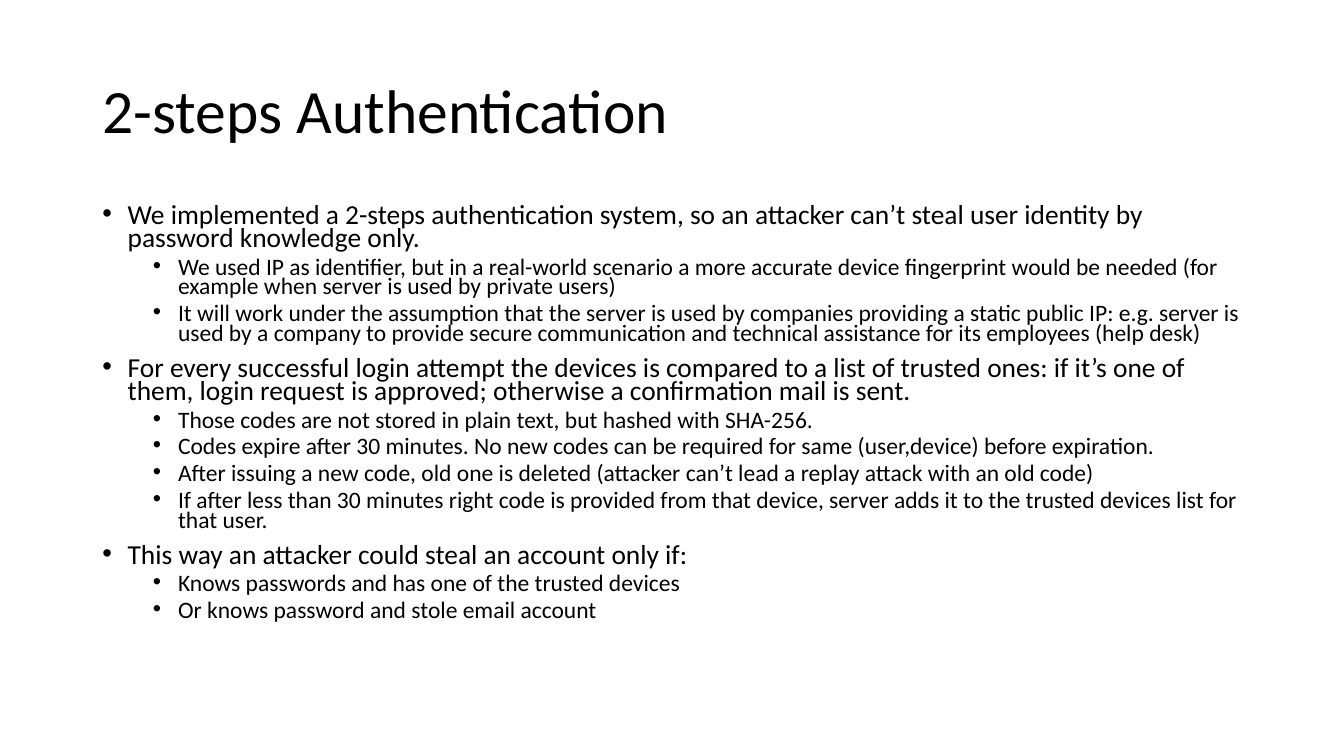
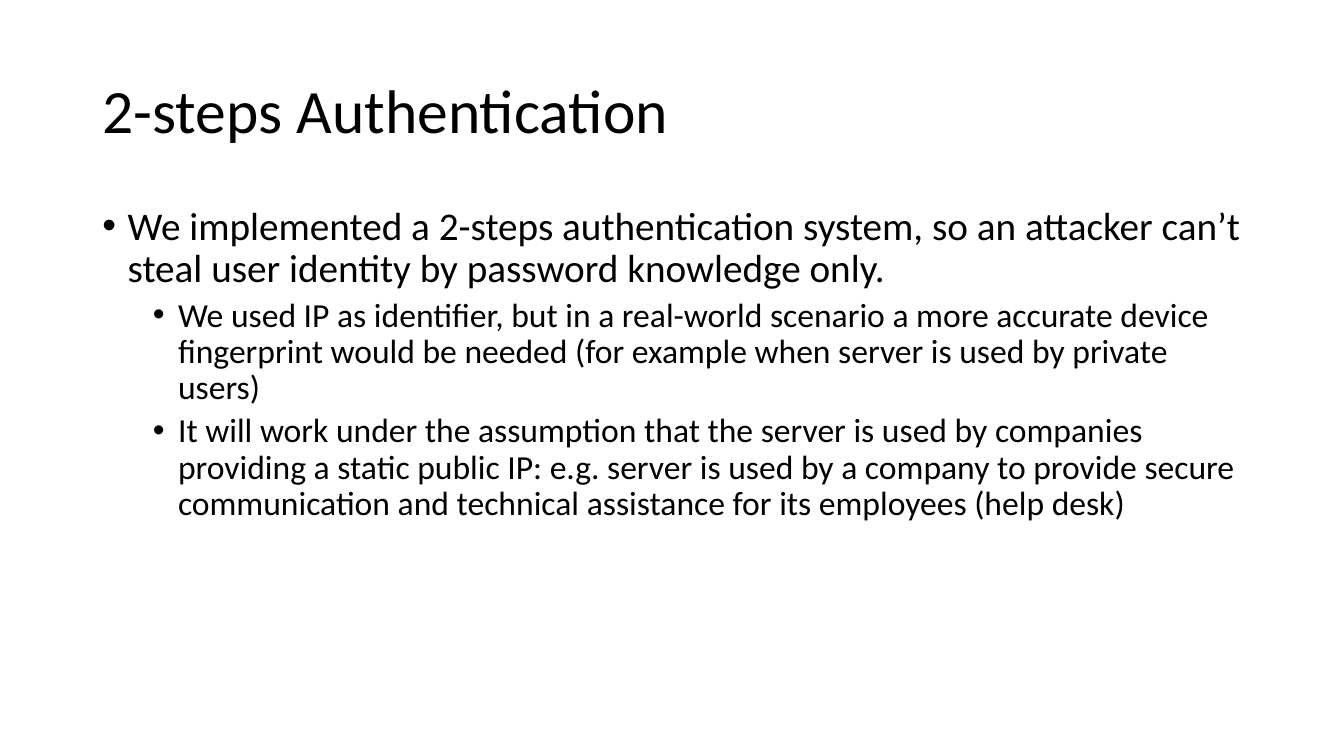
Before and after one commit to fparricelli/Encrypted-data-exchange-between-two-Arduino-boards-using-Symmetric-Encryption, a slide deck: slide 12 of Documentazione e cose così/Slide_concettuali_Luca.pptx (slide 10 before the commit). Drawn at 1344x756 pixels with LibreOffice and Linux fonts; fonts in the diff are those of the drawing. Boxes give left, top, right and bottom in pixels: in the first picture for what was removed or moved away, otherwise in the second. Text is boxed around its words. In the diff, an @@ line names an element or a change of style, - is before the commit and + after.

```diff
--- a/Documentazione e cose così/Slide_concettuali_Luca.pptx
+++ b/Documentazione e cose così/Slide_concettuali_Luca.pptx
@@ text "We implemented a 2-steps authentication ..." at [128, 212, 1240, 521]: size 19.6 to 28 pt in "We implemented a 2-steps authentication system, so ..."; size 16.8 to 24 pt in "We used IP as identifier, but in ...", "It will work under the assumption that ..."; line spacing 0.7 to 0.9 @@
@@ text at [128, 358, 1236, 622]: paragraphs removed @@
-• For every successful login attempt the devices is compared to a list of trusted ones: if it’s one of them, login request is approved; otherwise a confirmation mail is sent.
-  • Those codes are not stored in plain text, but hashed with SHA-256.
-  • Codes expire after 30 minutes. No new codes can be required for same (user,device) before expiration.
-  • After issuing a new code, old one is deleted (attacker can’t lead a replay attack with an old code)
-  • If after less than 30 minutes right code is provided from that device, server adds it to the trusted devices list for that user.
-• This way an attacker could steal an account only if:
-  • Knows passwords and has one of the trusted devices
-  • Or knows password and stole email account
```
Also in this commit, not shown: 5 other slides changed, 5 slides added, 32 other files.
